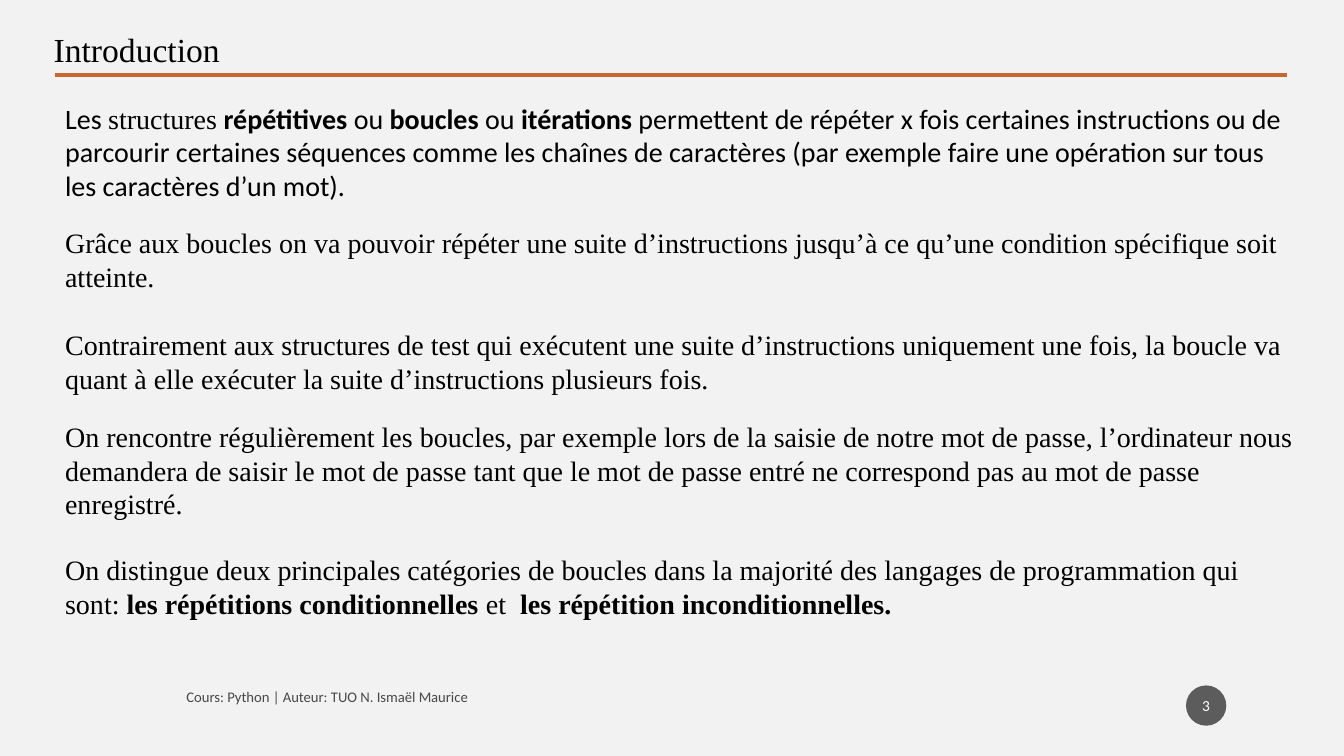
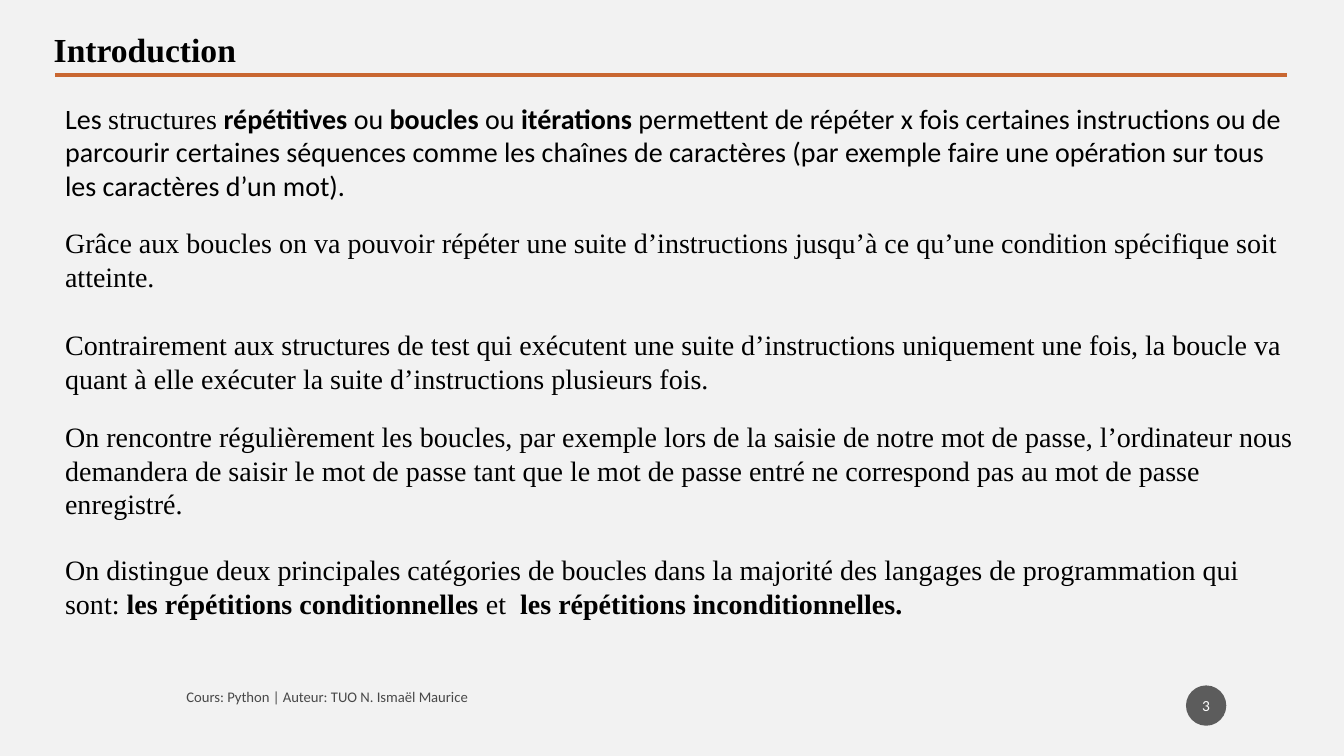
Before and after one commit to tisma95/cours-python, a slide deck: slide 3 of source/Chapitre 4 - Structures répétitives.pptx. Drawn at 1344x756 pixels with LibreOffice and Linux fonts; fonts in the diff are those of the drawing. Boxes give left, top, right and bottom in pixels: in the first picture for what was removed or moved away, otherwise in the second. Text is boxed around its words. In the diff, an @@ line names an element or a change of style, - is before the commit and + after.

```diff
--- a/source/Chapitre 4 - Structures répétitives.pptx
+++ b/source/Chapitre 4 - Structures répétitives.pptx
@@ text "Introduction" at [54,38,236,63]: bold on @@
@@ text at [65,560,1239,619]: text changed @@
-On distingue deux principales catégories de boucles dans la majorité des langages de programmation qui sont: les répétitions conditionnelles et les répétition inconditionnelles.
+On distingue deux principales catégories de boucles dans la majorité des langages de programmation qui sont: les répétitions conditionnelles et les répétitions inconditionnelles.
```
Also in this commit, not shown: 19 other slides changed, 13 other files.
